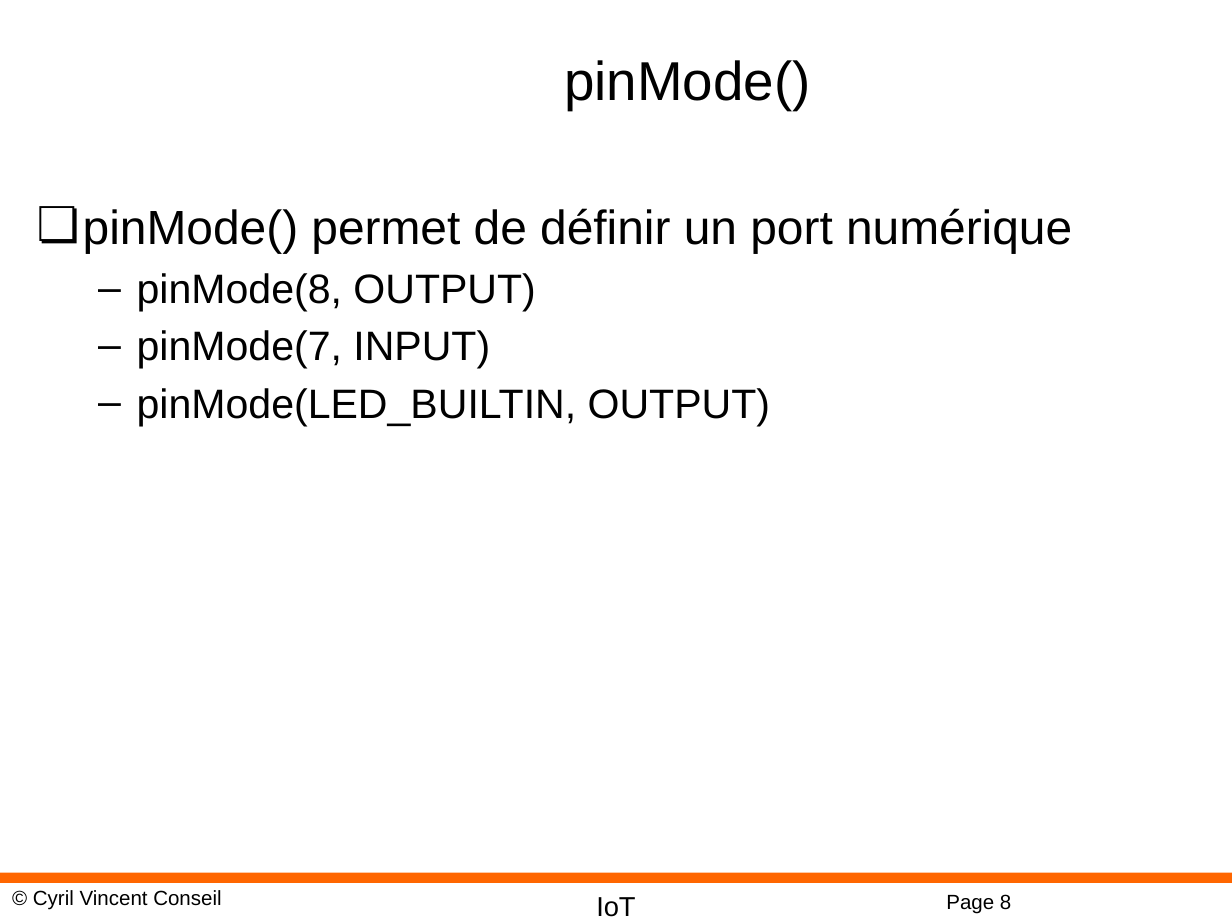
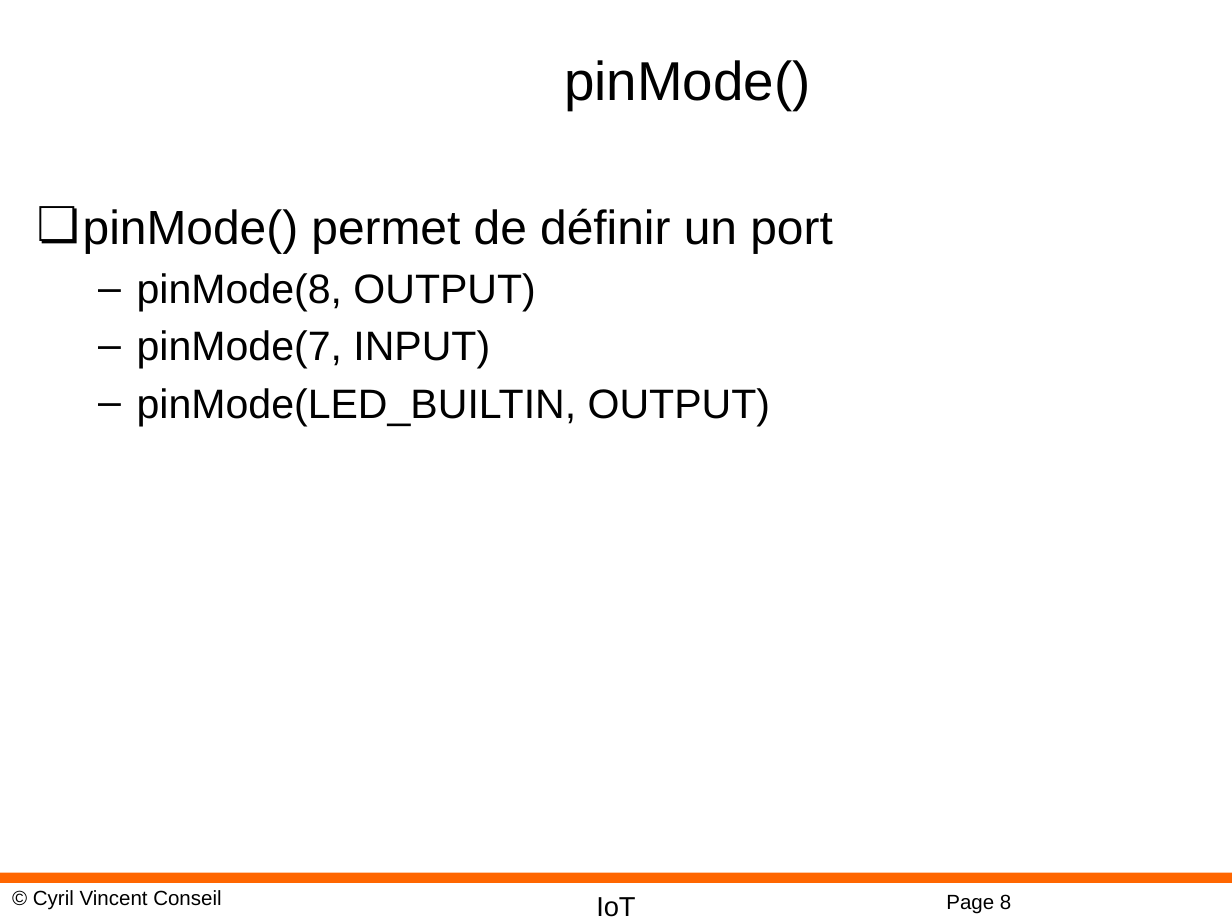
Before and after one commit to cyrilvincent/IoT, a slide deck: slide 8 of ppt/IoT04-ArduinoDev.pptx. Drawn at 1232x924 pixels with LibreOffice and Linux fonts; fonts in the diff are those of the drawing; background and template pictures are left out. Boxes give left, top, right and bottom in pixels: in the first picture for what was removed or moved away, otherwise in the second. Text is boxed around its words. In the diff, an @@ line names an element or a change of style, - is before the commit and + after.

```diff
--- a/ppt/IoT04-ArduinoDev.pptx
+++ b/ppt/IoT04-ArduinoDev.pptx
@@ text at [83,208,832,253]: text changed @@
-❏ pinMode() permet de définir un port numérique
+❏ pinMode() permet de définir un port
```
Also in this commit, not shown: 2 other slides changed, 4 other files.
